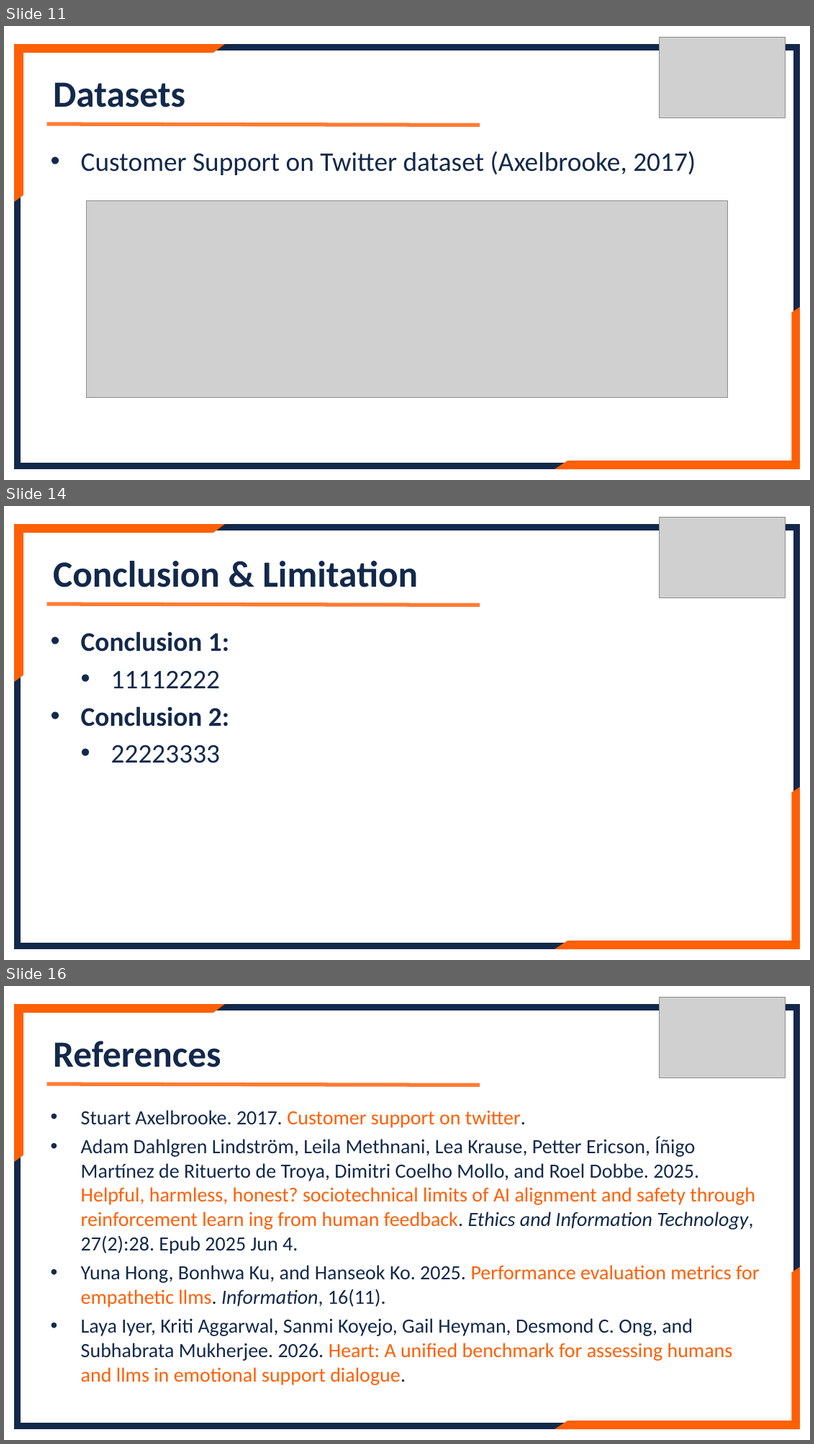
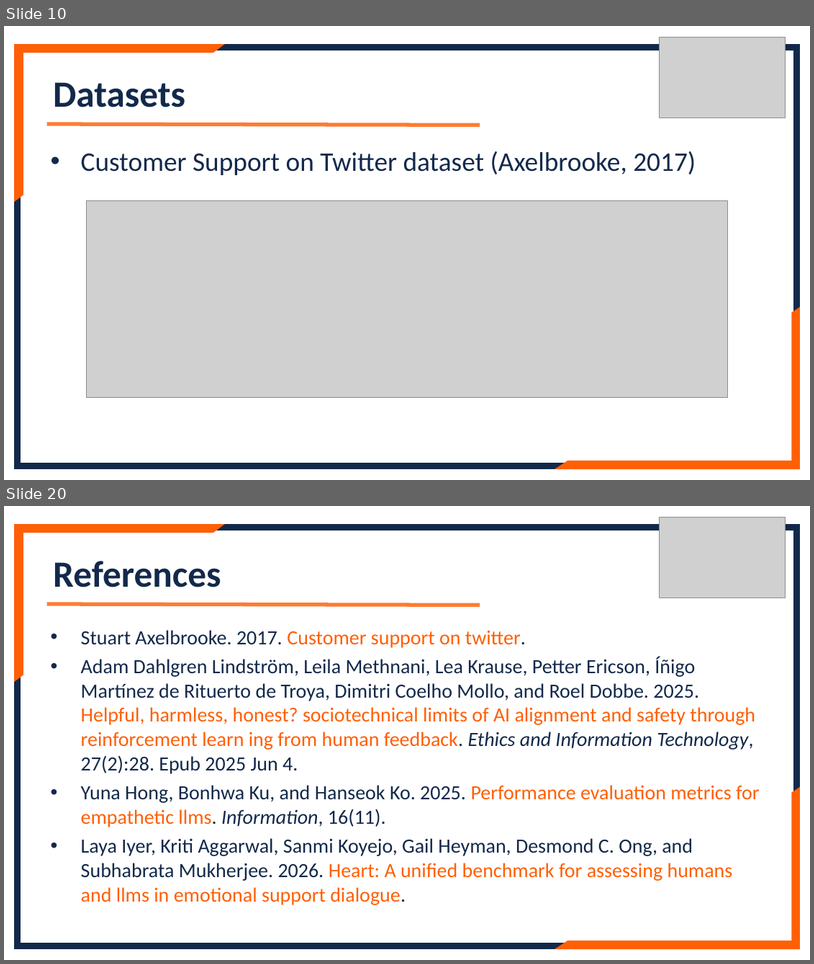
Before and after one commit to lennylin1998/ecs-llm, a slide deck: src/Files/Final_ppt.pptx. Shown one above the other, each under a label of ours: slides 11, 14 and 16 before the commit, slides 10 and 20 after it; the slides between them are not shown. The pictures are 814x1444 and 814x964 pixels, drawn with LibreOffice and Linux fonts; fonts in the diff are those of the drawing; grey boxes stand for pictures. Boxes give left, top, right and bottom in pixels: in the first picture for what was removed or moved away, otherwise in the second. Text is boxed around its words. In the diff, an @@ line names an element or a change of style, - is before the commit and + after.

```diff
--- a/src/Files/Final_ppt.pptx
+++ b/src/Files/Final_ppt.pptx
@@ slide 14 removed at [4, 506, 810, 960], background #FFFFFF @@
@@ frame removed at [15, 525, 800, 948] @@
@@ half frame removed at [15, 525, 223, 681] @@
@@ picture removed at [659, 518, 785, 598] @@
@@ text removed at [53, 561, 418, 587] @@
-Conclusion & Limitation
@@ line removed from (47, 604) to (480, 605) @@
@@ text removed at [81, 631, 229, 763] @@
-• Conclusion 1:
-  • 11112222
-• Conclusion 2:
-  • 22223333
@@ half frame removed at [557, 788, 800, 948] @@
@@ what was slide 11 is now slide 10 @@
@@ what was slide 16 is now slide 20 @@
```
Also in this commit, not shown: 5 slides changed, 6 slides added, 1 other slide removed, 5 other files.
